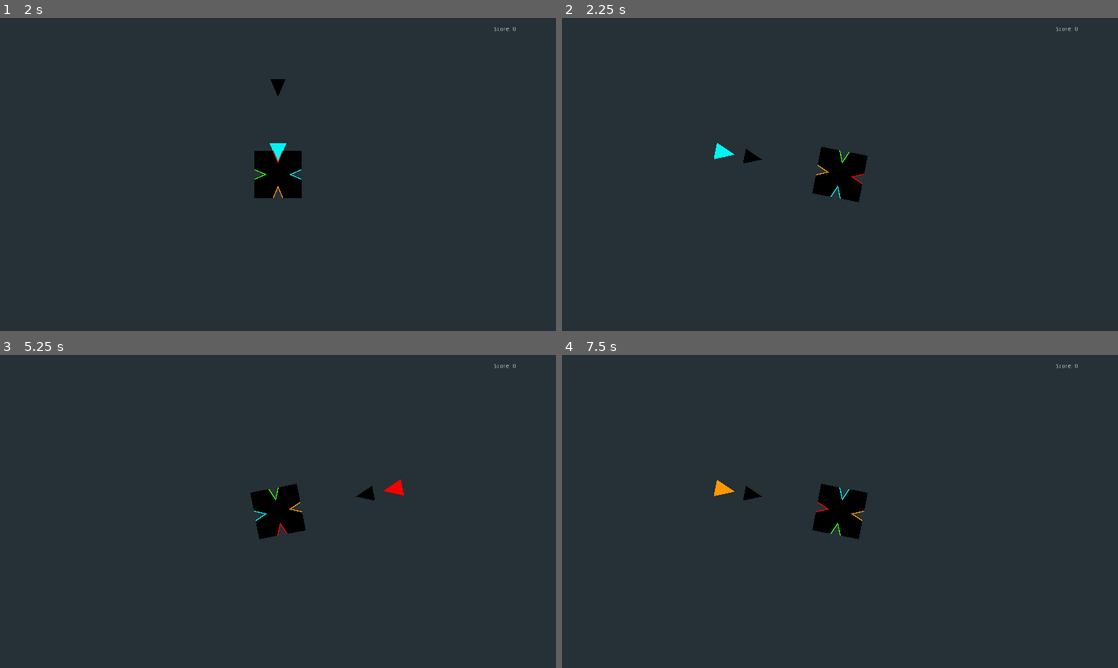
Above: before the commit, frames 1-4 (two rows, left to right).
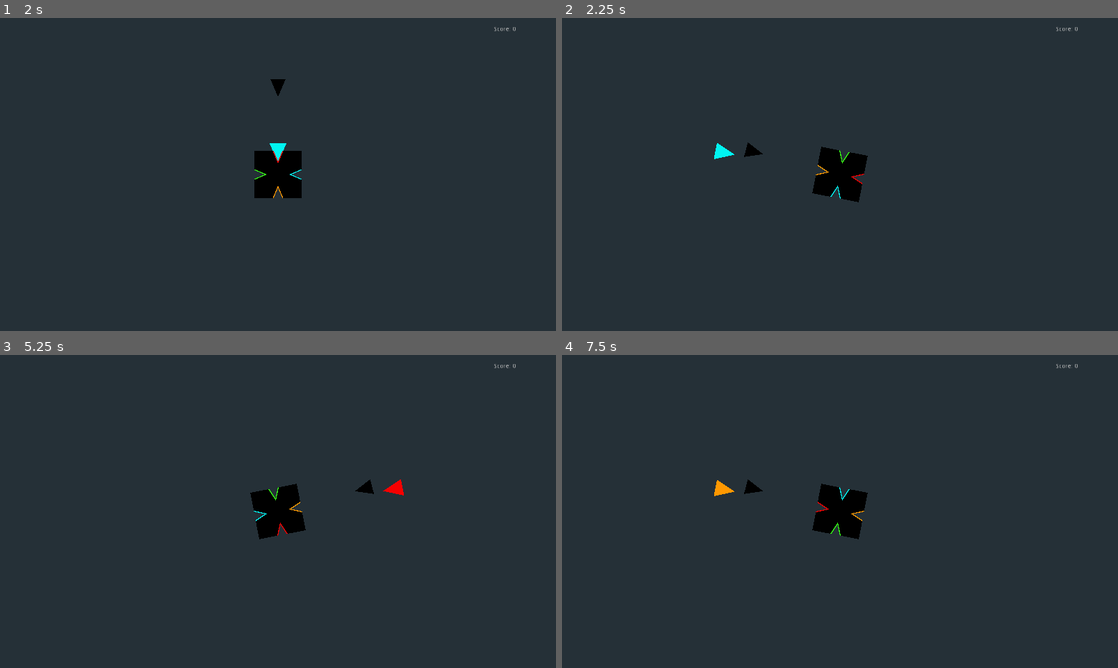
Above: after the commit, the same moments.

Repository: KeatonMueller/polymonous
Game: Godot game, scene res://Scenes/Title/TitleScreen.tscn
Two runs of this game, one before a commit and one after it. Both use one fixed random seed, a clock stepped at 60 frames per second and the inputs below.
Inputs:
- Up to frame 1 (2 s): click "New Game" at 0.5 s; tap Enter (new_game) at 1.25, 1.55 s; hold Right (rot_right) from 1.28 s (still down); tap S (drop) at 1.35 s
- Up to frame 2 (2.25 s): tap Space at 2 s; release Right (rot_right) at 2.03 s; hold Left (rot_left) from 2.03 s (still down); tap Enter (new_game) at 2.1 s
- Up to frame 3 (5.25 s): tap S (drop) at 2.3, 2.85, 3.8, 4.35 s; release Left (rot_left) at 2.78 s; hold Right (rot_right) 2.78-4.28 s; tap Enter (new_game) at 3.05, 3.6, 4.25, 4.55, 5.1 s; hold Left (rot_left) from 4.28 s (still down); tap Space at 5 s
- Up to frame 4 (7.5 s): tap S (drop) at 5.3, 5.85, 6.8, 7.35 s; tap Enter (new_game) at 6.05, 6.6, 7.25 s; release Left (rot_left) at 6.53 s; hold Right (rot_right) from 6.53 s (still down)

Frame 1 is identical in both runs. In frame 2, 0.1% of the frame differs, in the area x 32-37%, y 39-47%; in frame 3, 0.1%; in frame 4, 0.1%.

Commit message:
add score for dropping and each placement

Diff:
--- a/Scenes/Main/MainScene.gd
+++ b/Scenes/Main/MainScene.gd
@@ -17,7 +17,6 @@
 var guide_triangle: Area2D
 
 # action values
-var drop_vector: Vector2 = Vector2()
 var action_list: Array
 var next_action: String
 var last_dir: int
@@ -37,7 +36,6 @@
 var min_height: float
 var base_sizes: Array = [4, 5, 6]
 var base_idx: int
-var score: int
 
 # trash value to satisfy warnings
 var _discard
@@ -66,8 +64,7 @@
 	tweening = false
 	fall_speed = C.INITIAL_FALL_SPEED
 	timer_flag = C.TIMER_ACTION.None
-	score = 0
-	score_label.set_score(score)
+	score_label.reset_score()
 	# clear out any dropped triangles
 	for theta in triangles.keys():
 		for child in triangles[theta]:
@@ -132,7 +129,7 @@
 			stop_anim()
 			curr_triangle.drop()
 
-func lock_triangle(error: bool):
+func lock_triangle(error: bool, drop_distance: float):
 	stop_anim()
 
 	# lose if collided with anything except the base
@@ -161,6 +158,13 @@
 	else:
 		triangles[key] = [curr_triangle]
 
+	# add score for correct placement
+	score_label.inc_score(50)
+
+	# add drop bonus
+	if drop_distance > 0:
+		score_label.inc_score(drop_distance)
+
 	# erase if all are populated
 	if triangles.size() == base.num_sides:
 		next_base()
@@ -170,8 +174,7 @@
 
 func next_base():
 	resetting = true
-	score += int(fall_speed)
-	score_label.set_score(score)
+	score_label.inc_score(int(fall_speed) * 100)
 	fall_speed = min(fall_speed * 1.2, C.MAX_FALL_SPEED)
 	guide_triangle.anim.play("idle")
 	# erase after a delay
@@ -197,7 +200,8 @@
 
 func new_guide_triangle():
 	if guide_triangle:
-		guide_triangle.queue_free()
+		guide_triangle.reset(fall_speed)
+		return
 	guide_triangle = Triangle.instance()
 	add_child(guide_triangle)
 	guide_triangle.init(false, -1, 0, C.INITIAL_HEIGHT, fall_speed)
--- a/Scenes/Main/ScoreLabel.gd
+++ b/Scenes/Main/ScoreLabel.gd
@@ -1,4 +1,18 @@
 extends RichTextLabel
 
-func set_score(score: int):
+var score: int
+
+func reset_score():
+	score = 0
+	update_text()
+
+func set_score(sc: int):
+	score = sc
+	update_text()
+
+func inc_score(inc: int):
+	score += inc
+	update_text()
+
+func update_text():
 	set_text("Score: " + str(score))
--- a/Scenes/Triangle/Triangle.gd
+++ b/Scenes/Triangle/Triangle.gd
@@ -21,6 +21,7 @@
 var to_origin: bool = false
 var is_guide: bool = false
 var elapsed: float = 0.0
+var drop_distance: float
 
 func _ready():
 	main = get_parent()
@@ -66,7 +67,7 @@
 		update_pos()
 		if abs(height - min_height) <= 5:
 			dropping = false
-			lock_self(false)
+			lock_self(false, drop_distance)
 
 	# make the triangle fall slowly if not dropping
 	else:
@@ -100,17 +101,18 @@
 	target_height = h
 	to_target = true
 
-func lock_self(error: bool):
+func lock_self(error: bool, d_dist=-1.0):
 	sprite.offset = Vector2.ZERO
 	locked = true
 	dropping = false
 	tweening = false
-	main.lock_triangle(error)
+	main.lock_triangle(error, d_dist)
 
 func drop():
 	# initiate drop
 	dropping = true
 	elapsed = 0.0
+	drop_distance = position.distance_to(Vector2.ZERO)
 
 func update_pos(th_c: float=-1, h: float=-1):
 	# reposition triangle based on theta and height
